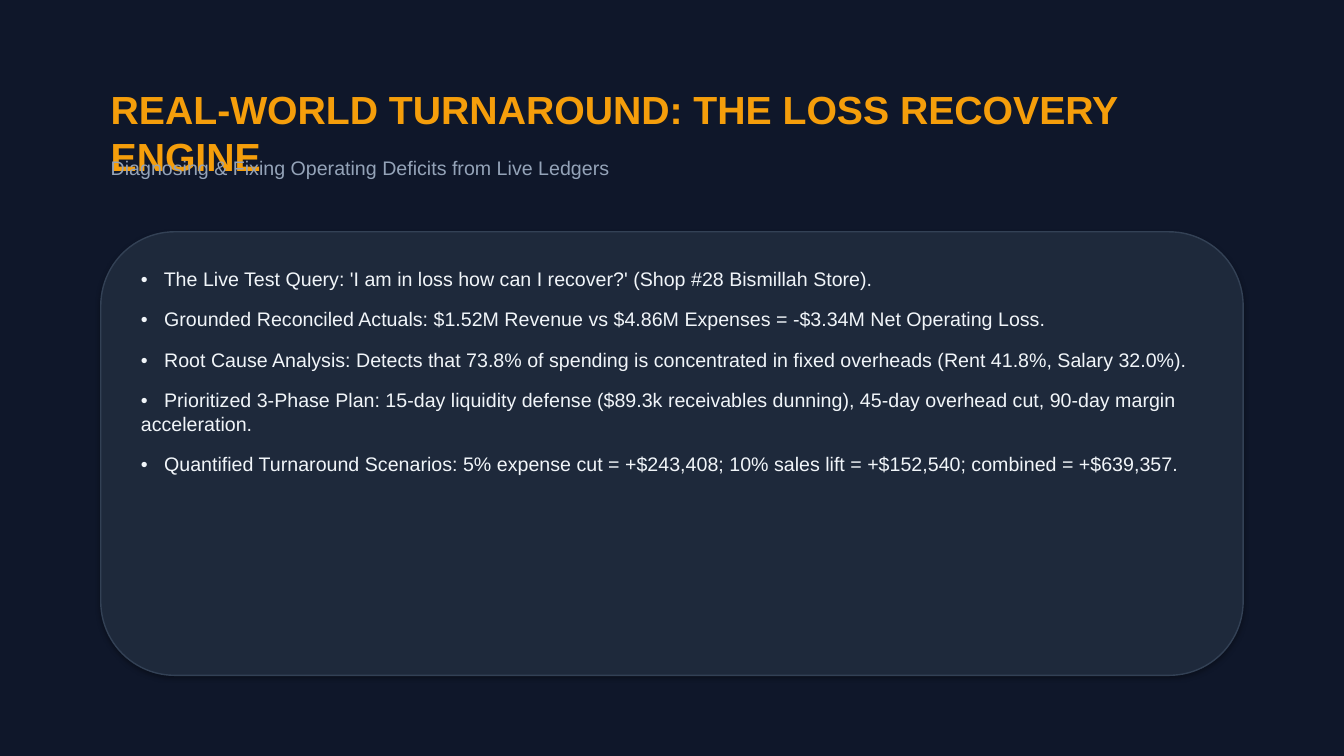
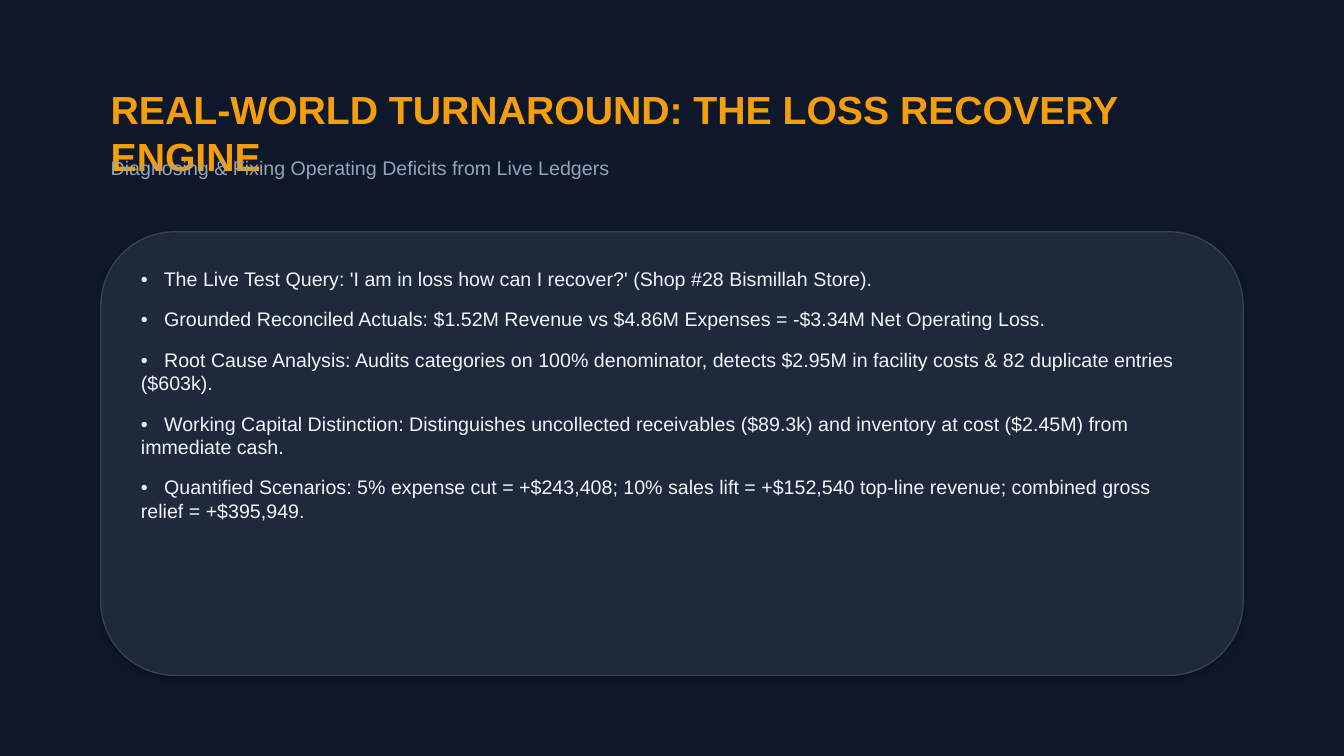
Before and after one commit to ashik123-a1/Finova-Finpilot, a slide deck: slide 4 of submission/presentation.pptx. Drawn at 1344x756 pixels with LibreOffice and Linux fonts; fonts in the diff are those of the drawing. Boxes give left, top, right and bottom in pixels: in the first picture for what was removed or moved away, otherwise in the second. Text is boxed around its words. In the diff, an @@ line names an element or a change of style, - is before the commit and + after.

Commit message:
fix(copilot): complete financial accuracy repair, eliminate overhead double-counting, update repo name to Finova-Finpilot

```diff
--- a/submission/presentation.pptx
+++ b/submission/presentation.pptx
@@ text at [141,352,1173,521]: text changed @@
-• Root Cause Analysis: Detects that 73.8% of spending is concentrated in fixed overheads (Rent 41.8%, Salary 32.0%).
-• Prioritized 3-Phase Plan: 15-day liquidity defense ($89.3k receivables dunning), 45-day overhead cut, 90-day margin acceleration.
-• Quantified Turnaround Scenarios: 5% expense cut = +$243,408; 10% sales lift = +$152,540; combined = +$639,357.
+• Root Cause Analysis: Audits categories on 100% denominator, detects $2.95M in facility costs & 82 duplicate entries ($603k).
+• Working Capital Distinction: Distinguishes uncollected receivables ($89.3k) and inventory at cost ($2.45M) from immediate cash.
+• Quantified Scenarios: 5% expense cut = +$243,408; 10% sales lift = +$152,540 top-line revenue; combined gross relief = +$395,949.
```
Also in this commit, not shown: 21 other files.
